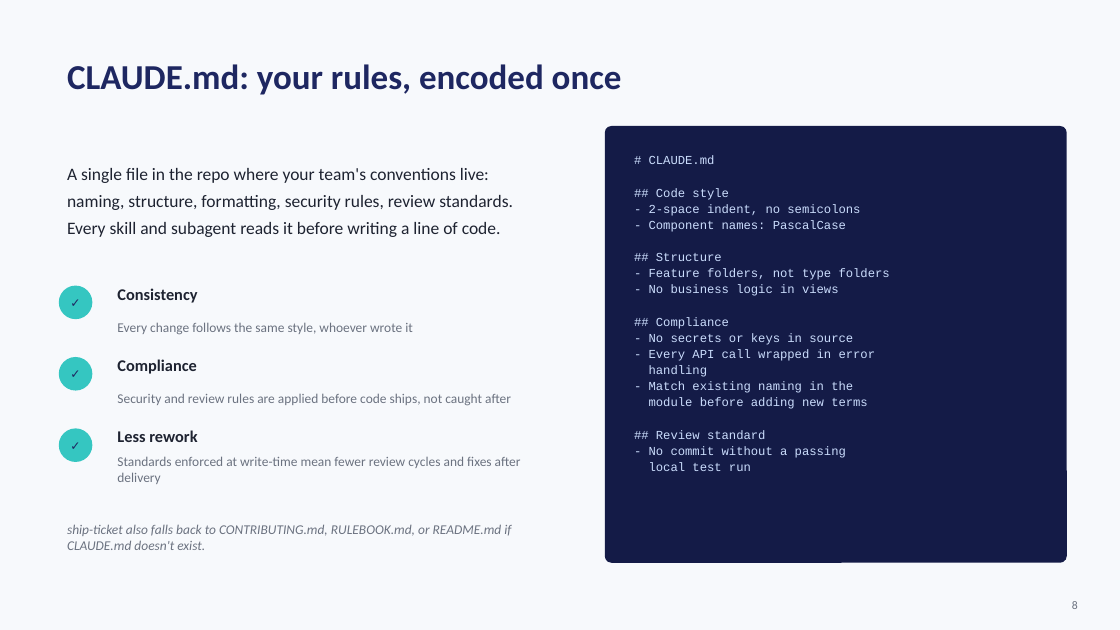
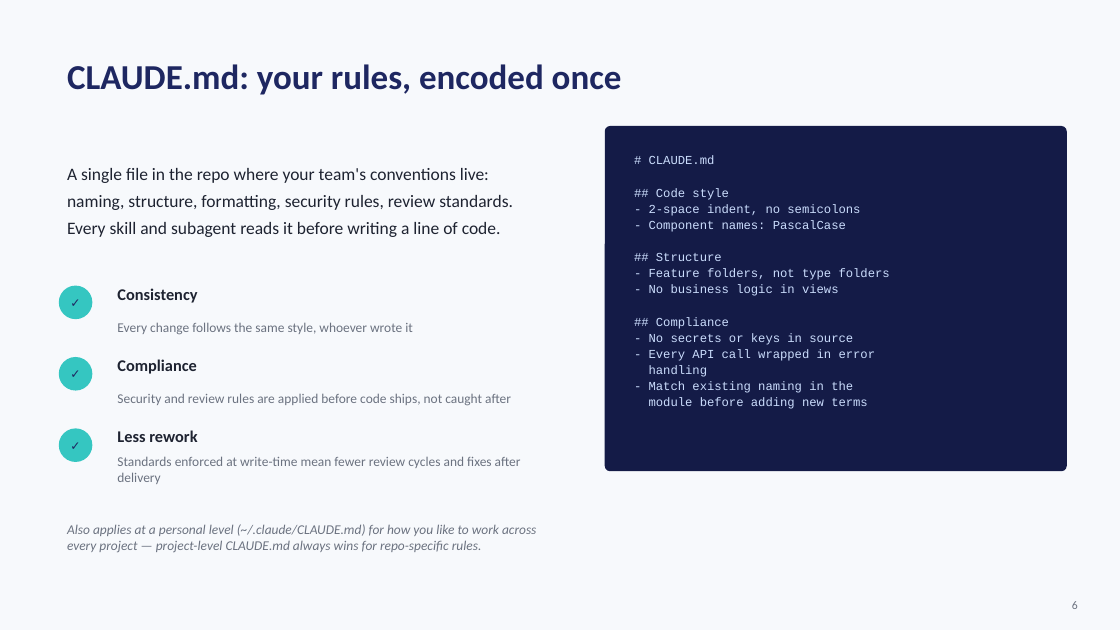
Before and after one commit to RedefineVishw/Demo-Project, a slide deck: slide 6 of ship-ticket-demo.pptx (slide 8 before the commit). Drawn at 1120x630 pixels with LibreOffice and Linux fonts; fonts in the diff are those of the drawing. Boxes give left, top, right and bottom in pixels: in the first picture for what was removed or moved away, otherwise in the second. Text is boxed around its words. In the diff, an @@ line names an element or a change of style, - is before the commit and + after.

```diff
--- a/ship-ticket-demo.pptx
+++ b/ship-ticket-demo.pptx
@@ rounded rectangle: place and size @@
-rounded rectangle at (605,126,1067,563)
+rounded rectangle at (605,126,1067,471)
@@ text at (649,430,846,471): paragraphs removed @@
-## Review standard
-- No commit without a passing
-local test run
@@ text at (67,524,536,552): text changed @@
-ship-ticket also falls back to CONTRIBUTING.md, RULEBOOK.md, or README.md if CLAUDE.md doesn't exist.
+Also applies at a personal level (~/.claude/CLAUDE.md) for how you like to work across every project — project-level CLAUDE.md always wins for repo-specific rules.
```
Also in this commit, not shown: 14 other slides changed, 5 slides added, 2 slides removed, 5 other files.
